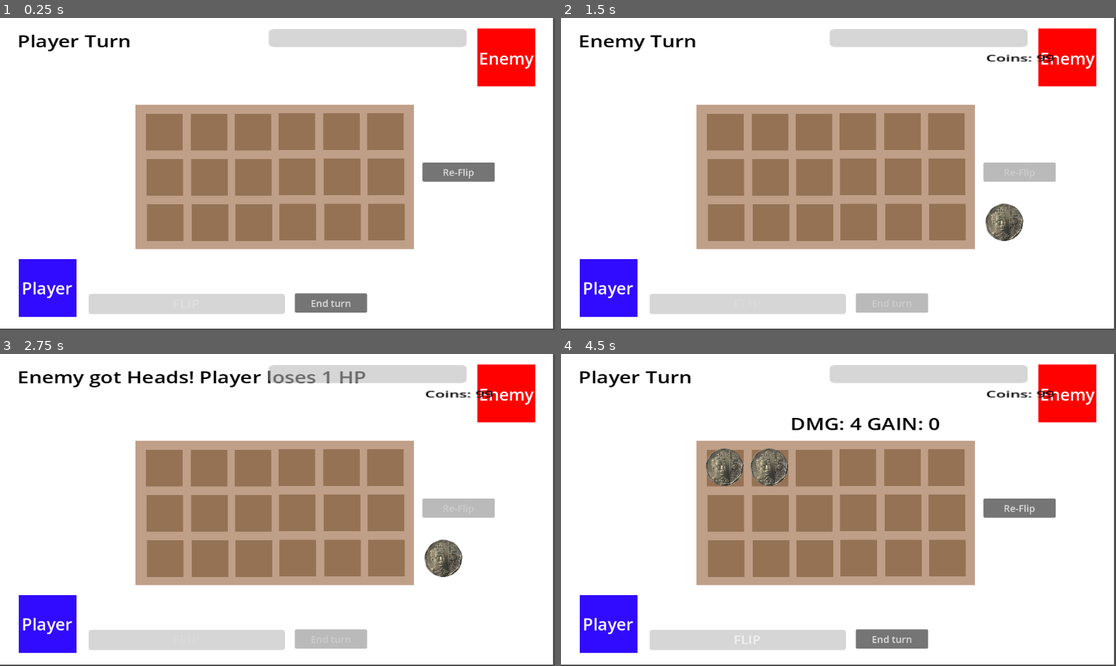
Above: before the commit, frames 1-4 (two rows, left to right).
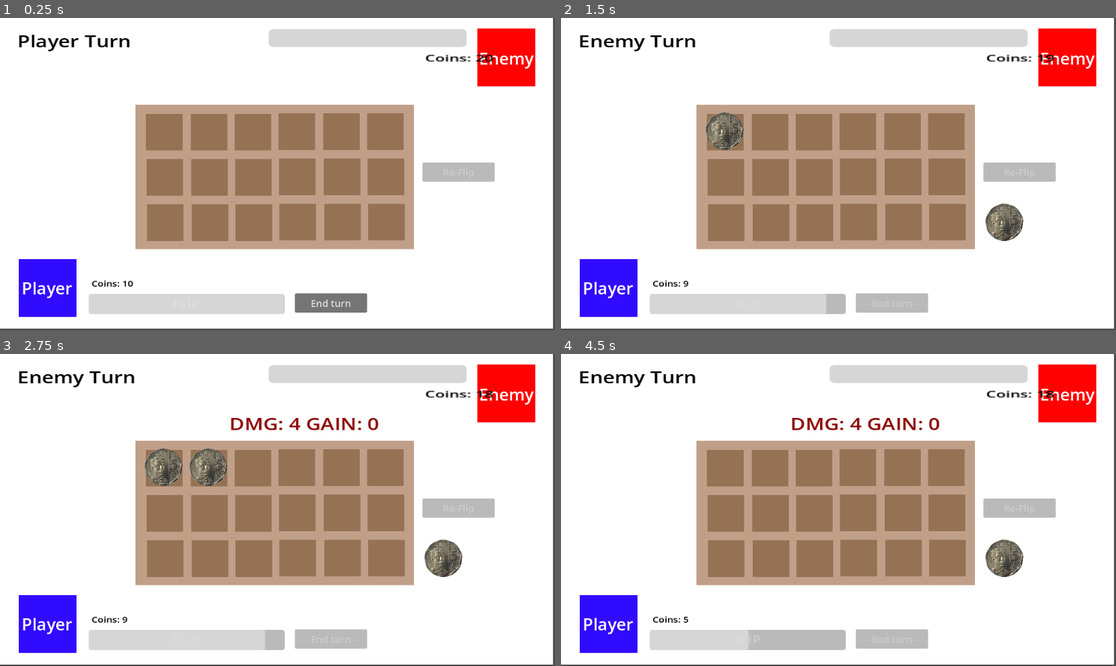
Above: after the commit, the same moments.

Repository: WebsterMiguelle/Arcoinium
Game: Godot game, scene res://Scene/main.tscn
Two runs of this game, one before a commit and one after it. Both use one fixed random seed, a clock stepped at 60 frames per second and the inputs below.
Inputs (mouse positions are in pixels of both pictures, inside the frame that each line leads up to):
- Up to frame 1 (0.25 s): no input
- Up to frame 2 (1.5 s): click "FLIP" at 0.5 s; click "End turn" at 1.25 s
- Up to frame 3 (2.75 s): tap Enter at 2 s
- Up to frame 4 (4.5 s): tap Space at 2.75 s; click (1021, 506) at 3.5 s, where only the run before the commit has a clickable "Re-Flip"; click (749, 641) at 4.25 s, where only the run before the commit has a clickable "FLIP"

The runs differ from the first frame. In frame 1, 1.0% of the frame differs, in the area x 16-90%, y 11-87%; in frame 2, 0.9%; in frame 3, 2.9%; in frame 4, 5.6%, in the area x 3-90%, y 5-95%.

Commit message:
Added Silver and Gold Coins; Enemies Can Now Flip Coins

Diff:
--- a/Scene/Coin.tscn
+++ b/Scene/Coin.tscn
@@ -2,14 +2,32 @@
 
 [ext_resource type="Script" uid="uid://ctvgpe532fo2k" path="res://Scene/coin.gd" id="1_jea4o"]
 [ext_resource type="Texture2D" uid="uid://cl4b1uckq3lan" path="res://Assets/temp_coin.png" id="1_y73c7"]
+[ext_resource type="Texture2D" uid="uid://vpn1ujp2hwiv" path="res://Assets/temp_gold_coin.png" id="3_hncfd"]
+[ext_resource type="Texture2D" uid="uid://cw7n1iex1t2b1" path="res://Assets/temp_silver_coin.png" id="4_36o68"]
 
 [sub_resource type="AtlasTexture" id="AtlasTexture_jea4o"]
 atlas = ExtResource("1_y73c7")
 region = Rect2(0, 0, 159, 158)
 
+[sub_resource type="AtlasTexture" id="AtlasTexture_yekfk"]
+atlas = ExtResource("3_hncfd")
+region = Rect2(0, 0, 159, 159)
+
+[sub_resource type="AtlasTexture" id="AtlasTexture_4l3rx"]
+atlas = ExtResource("4_36o68")
+region = Rect2(0, 0, 159, 159)
+
 [sub_resource type="AtlasTexture" id="AtlasTexture_byqvs"]
 atlas = ExtResource("1_y73c7")
 region = Rect2(159, 0, 159, 158)
+
+[sub_resource type="AtlasTexture" id="AtlasTexture_1owa6"]
+atlas = ExtResource("3_hncfd")
+region = Rect2(159, 0, 159, 159)
+
+[sub_resource type="AtlasTexture" id="AtlasTexture_dsh50"]
+atlas = ExtResource("4_36o68")
+region = Rect2(159, 0, 159, 159)
 
 [sub_resource type="SpriteFrames" id="SpriteFrames_hncfd"]
 animations = [{
@@ -23,10 +41,42 @@
 }, {
 "frames": [{
 "duration": 1.0,
+"texture": SubResource("AtlasTexture_yekfk")
+}],
+"loop": true,
+"name": &"head_gold",
+"speed": 5.0
+}, {
+"frames": [{
+"duration": 1.0,
+"texture": SubResource("AtlasTexture_4l3rx")
+}],
+"loop": true,
+"name": &"head_silver",
+"speed": 5.0
+}, {
+"frames": [{
+"duration": 1.0,
 "texture": SubResource("AtlasTexture_byqvs")
 }],
 "loop": true,
 "name": &"tail",
+"speed": 5.0
+}, {
+"frames": [{
+"duration": 1.0,
+"texture": SubResource("AtlasTexture_1owa6")
+}],
+"loop": true,
+"name": &"tail_gold",
+"speed": 5.0
+}, {
+"frames": [{
+"duration": 1.0,
+"texture": SubResource("AtlasTexture_dsh50")
+}],
+"loop": true,
+"name": &"tail_silver",
 "speed": 5.0
 }]
 
--- a/Scene/coin.gd
+++ b/Scene/coin.gd
@@ -1,6 +1,12 @@
 extends Node2D
 
+enum CoinType{
+	COPPER,
+	SILVER,
+	GOLD
+}
 #COIN VARIABLES
+var type
 var base_value:int
 var state:int # If 0, then Head, Else, then Tail
 var reserved:bool
@@ -9,20 +15,48 @@
 func _ready() -> void:
 	pass
 
-func setup(bv,s,pos):
-	base_value = bv
+func setup(s,pos):
 	state = s
 	global_position = pos
 	reserved = false
-
+	type = CoinType.COPPER
+	base_value = 2
 
 # Called every frame. 'delta' is the elapsed time since the previous frame.
 func _process(delta: float) -> void:
-	if state == 0:
-		animated_sprite_2d.play("head")
-	else:
-		animated_sprite_2d.play("tail")
+	match type:
+		CoinType.COPPER:
+			base_value = 2
+			if state == 0:
+				animated_sprite_2d.play("head")
+			else:
+				animated_sprite_2d.play("tail")
+		CoinType.SILVER:
+			base_value = 4
+			if state == 0:
+				animated_sprite_2d.play("head_silver")
+			else:
+				animated_sprite_2d.play("tail_silver")
+		CoinType.GOLD:
+			base_value = 6
+			if state == 0:
+				animated_sprite_2d.play("head_gold")
+			else:
+				animated_sprite_2d.play("tail_gold")
 
 
 func re_flip():
 	state = randi() % 2
+
+func upgrade():
+	match type:
+		CoinType.COPPER:
+			type = CoinType.SILVER
+		CoinType.SILVER:
+			type = CoinType.GOLD
+
+func upgrade_to_silver():
+	type = CoinType.SILVER
+
+func upgrade_to_gold():
+	type = CoinType.GOLD
--- a/Script/enemy.gd
+++ b/Script/enemy.gd
@@ -1,10 +1,33 @@
 #Enemy
 extends Node
 
+enum Enemy{
+	MAGE,
+	DWARF
+}
 
-var coin = 200
-var max_coin = 200
+#ENEMY STATS
+var bounty = 0 #Coin Drop on Death
+var type #Enemy Type
+var max_coin = 0 #Max Coin Capacity
+var coin = 0:
+	set(value):
+		coin = clamp(value,0,max_coin)
+var max_flip: = 0 #Max Flips Per Turn
+var current_flip: = 0: #Current Flip Count
+	set(value):
+		current_flip = clamp(value,0,max_flip)
+var silver_flip_rate = 0.0: #Chance to Flip a Silver Coin
+	set(value):
+		silver_flip_rate = clamp(value,0.0,100.0)
+var gold_flip_rate = 0.00: #Chance to Flip a Gold Coin
+	set(value):
+		gold_flip_rate = clamp(value,0.0,100.0)
 
+#STATUS EFFECTS
+
+var gain = 0 #Coin to be gained next turn
+var debt = 0 #Damage to be receieved
 
 func take_damage(amount):
 	coin-= amount
@@ -12,12 +35,35 @@
 	print("Enemy HP: ", coin)
 
 
-
 # Called when the node enters the scene tree for the first time.
 func _ready():
 	pass
 
-
 # Called every frame. 'delta' is the elapsed time since the previous frame.
 func _process(delta: float) -> void:
 	pass
+
+func gain_coin():
+	coin += gain
+	gain = 0
+	print("Enemy HP: ", coin)
+
+func setup(enemy):
+	print("Hello" + str(enemy))
+	match enemy:
+		Enemy.MAGE:
+			max_coin = 15
+			coin = 15
+			max_flip = 1
+			silver_flip_rate = 0.0
+			gold_flip_rate = 0.0
+			bounty = 10
+			type = Enemy.MAGE
+		Enemy.DWARF:
+			max_coin = 20
+			coin = 20
+			max_flip = 2
+			silver_flip_rate = 0.0
+			gold_flip_rate = 0.0
+			bounty = 10
+			type = Enemy.DWARF
--- a/Script/main.gd
+++ b/Script/main.gd
@@ -5,6 +5,10 @@
 	ENEMY
 }
 
+enum Enemy{
+	MAGE,
+	DWARF
+}
 #USER INTERFACE
 @onready var player = $Player
 @onready var enemy = $Enemy
@@ -40,10 +44,22 @@
 	randomize()
 	flip_button.pressed.connect(_on_flip_pressed)
 	endTurn_button.pressed.connect(_on_endturn_pressed)
+	var enemy_id = randi() % 2
+	match enemy_id:
+		0: enemy.setup(Enemy.MAGE)
+		1: enemy.setup(Enemy.DWARF)
+
+	update_enemy_coin()
+	update_player_coin()
 	start_player_turn()
 
+# Called every frame. 'delta' is the elapsed time since the previous frame.
+func _process(delta: float) -> void:
+	update_player_coin()
+	update_enemy_coin()
+
+
 func start_player_turn():
-
 
 	#Initialize Global Stats
 	damage = 0
@@ -62,7 +78,7 @@
 	if reserved_coin != null:
 		var coin = COIN.instantiate()
 		player.current_flip += 1
-		coin.setup(reserved_coin.base_value,reserved_coin.state,coin_deck.get_vacant_slot(player.current_flip))
+		coin.setup(reserved_coin.state,coin_deck.get_vacant_slot(player.current_flip))
 		coin.add_to_group("coins")
 		add_child(coin);
 		reserved_coin.queue_free()
@@ -70,7 +86,7 @@
 	current_turn = Turn.PLAYER
 	infoLabel.text = "Player Turn"
 	flip_button.disabled = false
-	re_flip_button.disabled = false
+	re_flip_button.disabled = true
 	endTurn_button.disabled = false
 	turn_calculation.text = ""
 
@@ -82,6 +98,12 @@
 	gain = 0
 	debt = 0
 
+	#Coin Gain Triggers
+	enemy.gain_coin()
+
+	#Reset Enemy Stats
+	enemy.current_flip = 0
+
 	current_turn = Turn.ENEMY
 	infoLabel.text = "Enemy Turn"
 	turn_calculation.text = ""
@@ -90,26 +112,28 @@
 	re_flip_button.disabled = true
 	endTurn_button.disabled = true
 
+	#FLIP COINS
+
+	while enemy.current_flip != enemy.max_flip:
+		enemy_flip()
+		await get_tree().create_timer(1.0).timeout
 	await get_tree().create_timer(1.0).timeout
 
-	enemy_flip()
-
-
-func enemy_attack():
-	player.take_damage(1)
-	update_player_coin()
-	infoLabel.text = "Enemy attacks!"
-
-
-# Called every frame. 'delta' is the elapsed time since the previous frame.
-func _process(delta: float) -> void:
-	pass
-
+	end_enemy_turn()
+
+func end_enemy_turn():
+	player.take_damage(damage)
+	enemy.gain += gain
+	var coins = get_tree().get_nodes_in_group("enemy_coins")
+	for coin in coins:
+		coin.queue_free()
+	await get_tree().create_timer(1.0).timeout
+	check_defeat()
+	start_player_turn()
 
 func _on_endturn_pressed():
 
 	enemy.take_damage(damage)
-	update_enemy_coin()
 	player.gain += gain
 	reserve_left_over_coin()
 	if current_turn == Turn.PLAYER:
@@ -121,6 +145,7 @@
 
 
 func _on_flip_pressed():
+	re_flip_button.disabled = false
 	if current_turn != Turn.PLAYER:
 		return
 
@@ -128,10 +153,19 @@
 	player.current_flip += 1
 	player.take_damage(1)
 	var coin = COIN.instantiate()
-	coin.setup(2,state,coin_deck.get_vacant_slot(player.current_flip))
+	coin.setup(state,coin_deck.get_vacant_slot(player.current_flip))
+
+	#Silver/Gold Flip Rate
+
+	var upgrade_chance = randf()
+
+	if upgrade_chance <= player.silver_flip_rate:
+		coin.upgrade_to_silver()
+	if upgrade_chance <= player.gold_flip_rate:
+		coin.upgrade_to_gold()
+
 	coin.add_to_group("coins")
 	add_child(coin);
-
 
 	print(player.current_flip)
 	if player.current_flip == player.max_flip or player.coin == 1:
@@ -140,21 +174,29 @@
 	check_defeat()
 
 
-
 func enemy_flip():
 
-	var coin = randi() % 2
-
-	if coin == 0:
-		infoLabel.text = "Enemy got Heads! Player loses 1 HP"
-		player.take_damage(1)
-	else:
-		infoLabel.text = "Enemy got Tails! Enemy loses 1 HP"
-		enemy.take_damage(1)
-
+	var state = randi() % 2
+
+	enemy.current_flip += 1
+	enemy.take_damage(1)
+	var coin = COIN.instantiate()
+	coin.setup(state,coin_deck.get_vacant_slot(enemy.current_flip))
+
+	#Silver/Gold Flip Rate
+
+	var upgrade_chance = randf()
+
+	if upgrade_chance <= enemy.silver_flip_rate:
+		coin.upgrade_to_silver()
+	if upgrade_chance <= enemy.gold_flip_rate:
+		coin.upgrade_to_gold()
+
+	coin.add_to_group("enemy_coins")
+	add_child(coin);
+
+	enemy_coin_calculation()
 	check_defeat()
-	await get_tree().create_timer(1.0).timeout
-	start_player_turn()
 
 
 func check_defeat():
@@ -210,6 +252,7 @@
 	if damage != 0 or gain != 0:
 		var text = "DMG: " + str(damage) + " GAIN: " + str(gain)
 		turn_calculation.text = text
+		turn_calculation.add_theme_color_override("font_color", Color.BLACK)
 
 func reserve_left_over_coin():
 	var is_left = true # true - Left Coin, false - Right Coin
@@ -239,4 +282,26 @@
 
 func update_enemy_coin():
 	enemy_health_bar.value = enemy.coin
-	enemy_health_label.text = "Coins: " + str(player.coin)
+	enemy_health_label.text = "Coins: " + str(enemy.coin)
+
+func enemy_coin_calculation():
+	print("Calculating DMG and Gain of Enemy")
+	damage = 0
+	gain = 0
+	var type = enemy.type
+	var coins = get_tree().get_nodes_in_group("enemy_coins")
+	match type:
+		Enemy.MAGE:
+			for coin in coins:
+				if coin.state == 0: damage += 2
+		Enemy.DWARF:
+			var can_attack = true
+			var coin_count = 0
+			for coin in coins:
+				coin_count += 1
+				if coin.state == 1: can_attack = false
+			if can_attack and coin_count == 2: damage += 4
+	if damage != 0 or gain != 0:
+		var text = "DMG: " + str(damage) + " GAIN: " + str(gain)
+		turn_calculation.text = text
+		turn_calculation.add_theme_color_override("font_color", Color.DARK_RED)
--- a/Script/player.gd
+++ b/Script/player.gd
@@ -2,15 +2,15 @@
 
 #PLAYER STATS
 var max_coin = 100 #Max Coin Capacity
-var coin = 100:
+var coin = 10:
 	set(value):
 		coin = clamp(value,0,max_coin)
 var max_flip: = 18 #Max Flips Per Turn
 var current_flip: = 0: #Current Flip Count
 	set(value):
 		current_flip = clamp(value,0,max_flip)
-var max_re_flip = 7 #Max Re-Flips Per Turn
-var current_re_flip = 2: #Current Re-Flip Count
+var max_re_flip = 3 #Max Re-Flips Per Turn
+var current_re_flip = 0: #Current Re-Flip Count
 	set(value):
 		current_re_flip = clamp(value,0,max_re_flip)
 var silver_flip_rate = 0.1: #Chance to Flip a Silver Coin
Binary file added: Assets/temp_gold_coin.png
Not shown, added: Assets/temp_gold_coin.png.import
Binary file added: Assets/temp_silver_coin.png
Not shown, added: Assets/temp_silver_coin.png.import
Not shown, added: Assets/People-and-the-Earths-Ecosystems-Course-Pack-3-1.pdf
